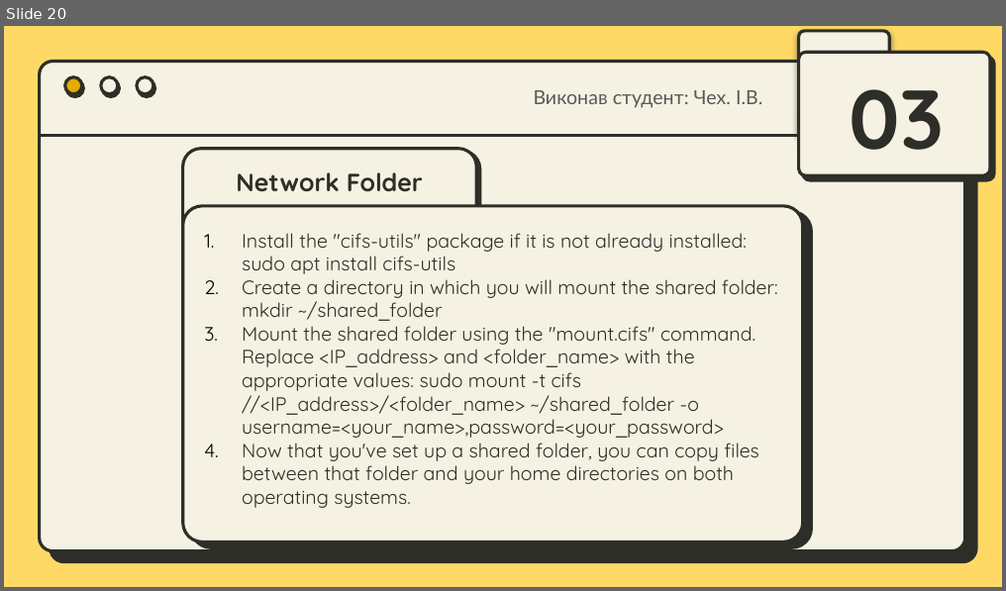
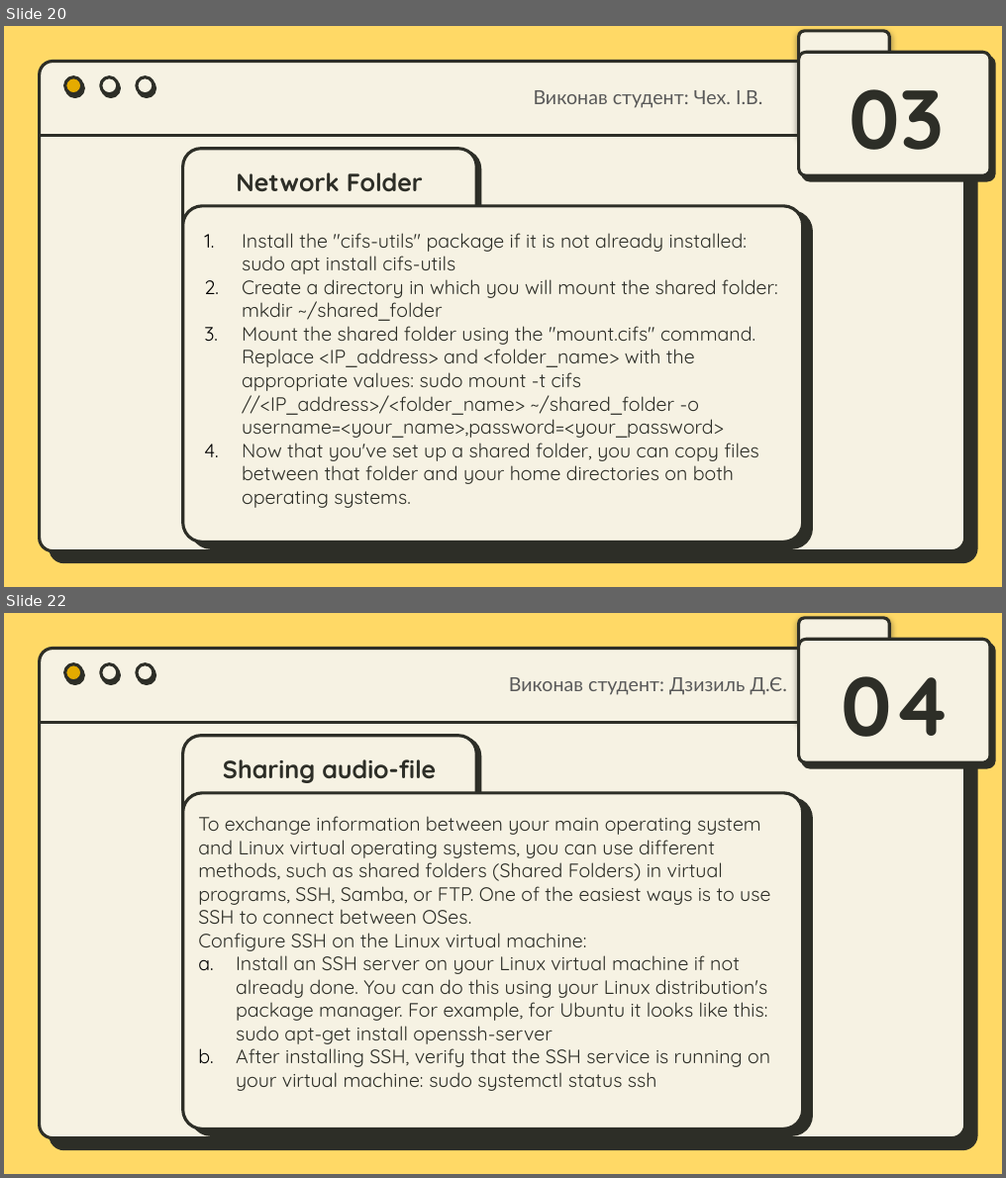
Before and after one commit to IvanChekh/MatematicainsLivesMatter, a slide deck: Workcase №3 .pptx. Shown one above the other, each under a label of ours: slide 20 before the commit, slides 20 and 22 after it; the slides between them are not shown. The pictures are 1006x591 and 1006x1178 pixels, drawn with LibreOffice and Linux fonts; fonts in the diff are those of the drawing. Boxes give left, top, right and bottom in pixels: in the first picture for what was removed or moved away, otherwise in the second. Text is boxed around its words. In the diff, an @@ line names an element or a change of style, - is before the commit and + after.

```diff
--- a/Workcase №3 .pptx
+++ b/Workcase №3 .pptx
@@ slide 22 added at (x1=4, y1=613, x2=1002, y2=1174), background #FFD966; not listed: 7 template elements that a slide beside it also shows @@
@@ text added at (x1=509, y1=677, x2=788, y2=695), 14 pt, text #595959 @@
+Виконав студент: Дзизиль Д.Є.
@@ text added at (x1=842, y1=676, x2=951, y2=737), 60 pt, text #2D2E27, bold @@
+04
@@ rounded rectangle added at (x1=182, y1=736, x2=476, y2=1024), fill #F6F2E3, outline #2D2E27 2.25 pt @@
@@ title added at (x1=223, y1=760, x2=436, y2=783), 18 pt, text #2D2E27, bold @@
+Sharing audio-file
@@ rounded rectangle added at (x1=182, y1=792, x2=802, y2=1129), fill #F6F2E3, outline #2D2E27 2.25 pt @@
@@ text added at (x1=198, y1=816, x2=770, y2=1091), 14 pt, text #2D2E27 @@
+To exchange information between your main operating system and Linux virtual operating systems, you can use different methods, such as shared folders (Shared Folders) in virtual programs, SSH, Samba, or FTP. One of the easiest ways is to use SSH to connect between OSes.
+Configure SSH on the Linux virtual machine:
+a. Install an SSH server on your Linux virtual machine if not already done. You can do this using your Linux distribution's package manager. For example, for Ubuntu it looks like this: sudo apt-get install openssh-server
+b. After installing SSH, verify that the SSH service is running on your virtual machine: sudo systemctl status ssh
```
Also in this commit, not shown: 7 other slides added.
